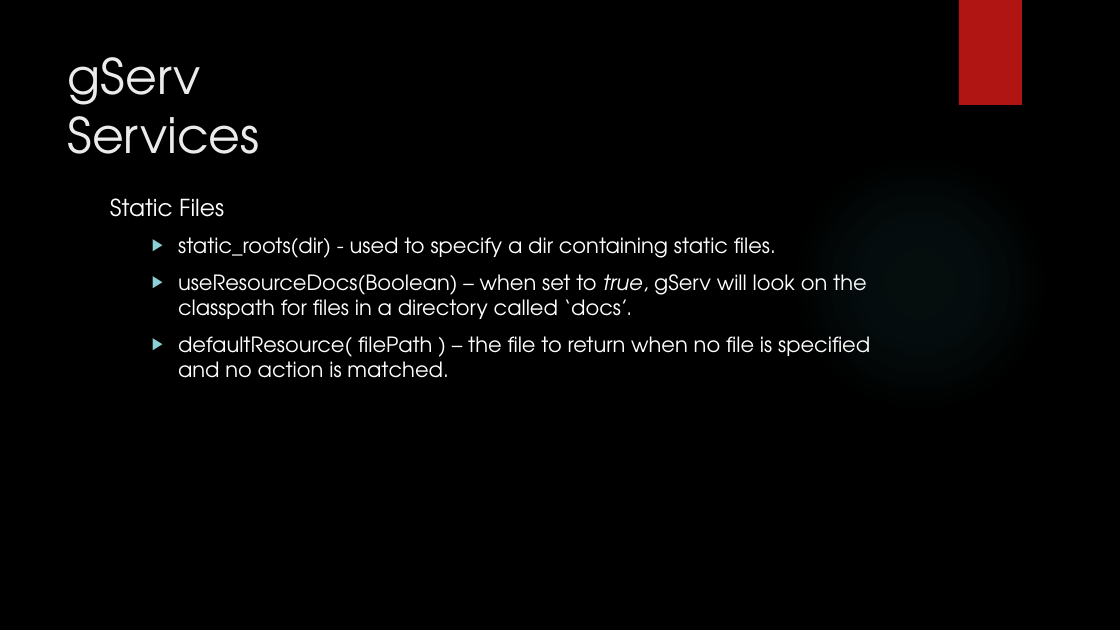
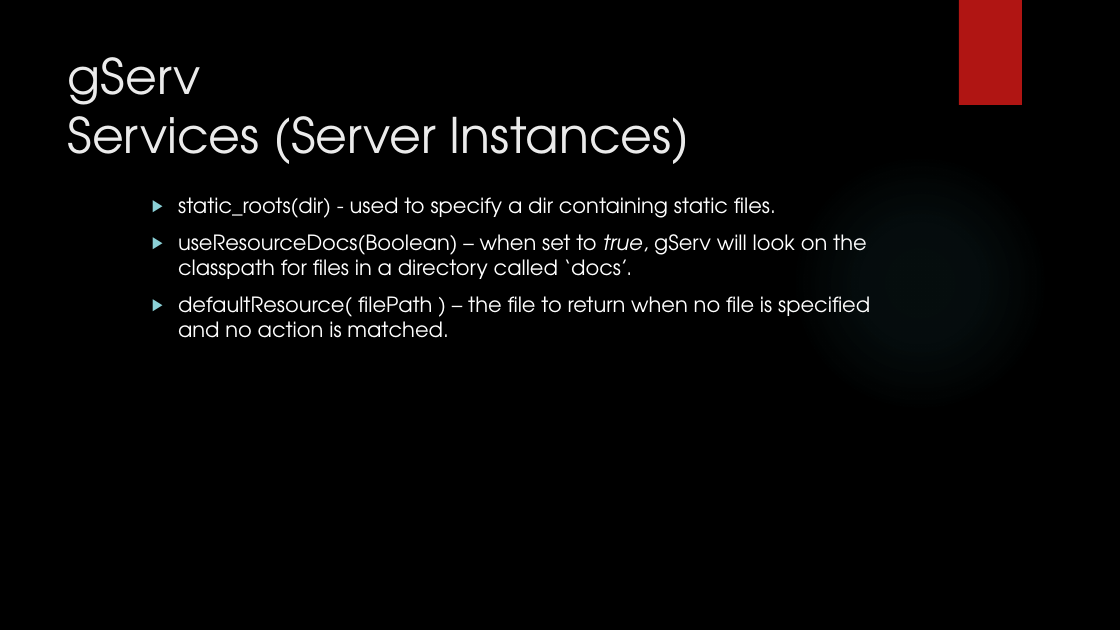
Before and after one commit to javaConductor/gserv, a slide deck: slide 10 of gServ.pptx (slide 14 before the commit). Drawn at 1120x630 pixels with LibreOffice and Linux fonts; fonts in the diff are those of the drawing; background and template pictures are left out. Boxes give left, top, right and bottom in pixels: in the first picture for what was removed or moved away, otherwise in the second. Text is boxed around its words. In the diff, an @@ line names an element or a change of style, - is before the commit and + after.

```diff
--- a/gServ.pptx
+++ b/gServ.pptx
@@ title at (x1=68, y1=57, x2=690, y2=164): text changed @@
-gServ
-Services
+gServ
+Services (Server Instances)
@@ text at (x1=110, y1=198, x2=224, y2=217): paragraph removed @@
-Static Files
```
Also in this commit, not shown: 14 other slides changed, 2 slides added, 2 slides removed, 40 other files.
